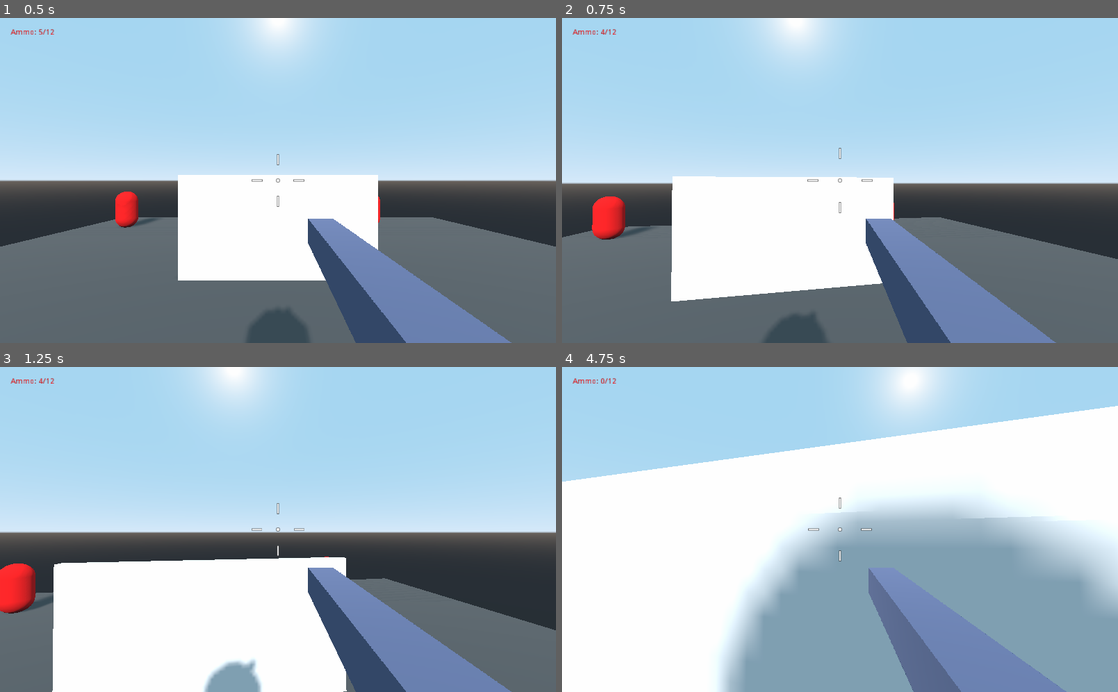
Above: before the commit, frames 1-4 (two rows, left to right).
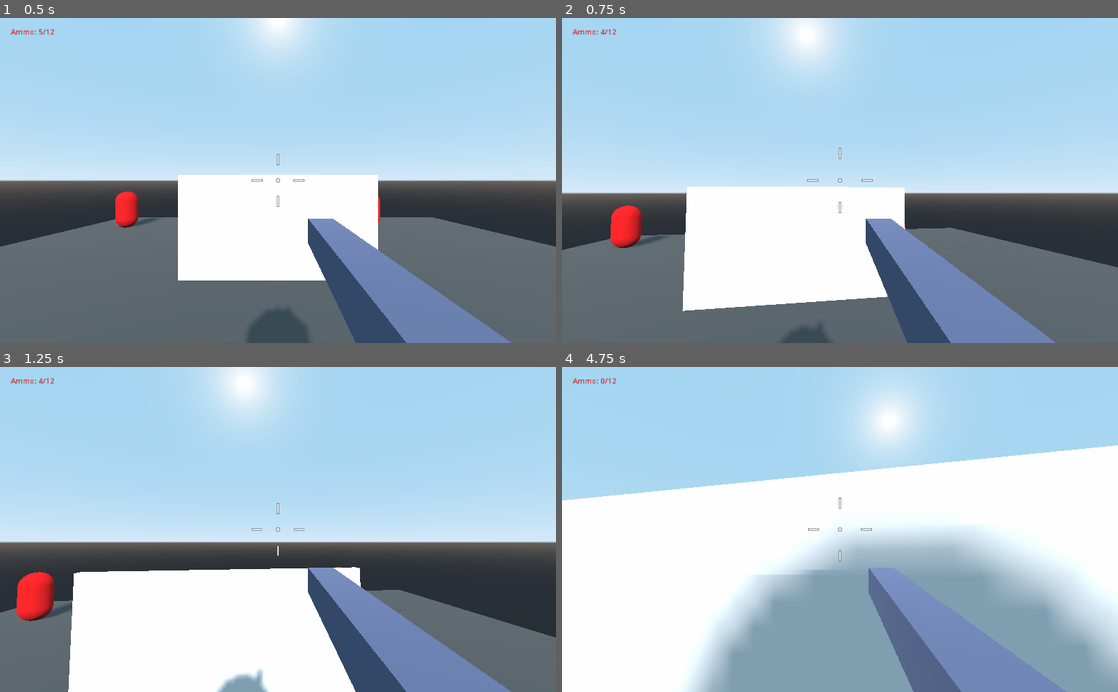
Above: after the commit, the same moments.

Repository: cedmundo/tutorial-fps
Game: Godot game, scene res://Main.tscn
Same seed, same stepped clock (60 frames per second), same inputs: the game is played once before the commit and once after it.
Inputs (mouse positions are in pixels of both pictures, inside the frame that each line leads up to):
- Up to frame 1 (0.5 s): no input
- Up to frame 2 (0.75 s): move the mouse to (867, 180) at 0.52 s; hold W (forward) from 0.53 s (still down); click (867, 180) at 0.6 s
- Up to frame 3 (1.25 s): keep holding W (forward); tap Space (jump) at 0.77 s
- Up to frame 4 (4.75 s): keep holding W (forward); move the mouse to (812, 529) at 1.27 s; right-click (812, 529) at 1.35 s; tap Space (jump) at 1.52, 3.02, 3.77, 4.52 s; click (812, 529) at 1.55 s; move the mouse to (851, 523) at 2.02 s; click (851, 523) at 2.1 s; move the mouse to (834, 536) at 2.77 s; tap Shift (sprint) at 2.85 s; click (834, 536) at 3.05 s; move the mouse to (878, 532) at 3.52 s; click (878, 532) at 3.6 s; move the mouse to (795, 526) at 4.27 s; right-click (795, 526) at 4.35 s; click (795, 526) at 4.55 s

Frame 1 is identical in both runs. In frame 2, 9.7% of the frame differs, in the area x 0-100%, y 0-100%; in frame 3, 11%; in frame 4, 26%.

Commit message:
Create assault rifle scene that will be used to create new weapons on the future

Diff:
--- /dev/null
+++ b/AssaultRifle.tscn
@@ -0,0 +1,132 @@
+[gd_scene load_steps=17 format=2]
+
+[ext_resource path="res://Weapon.gd" type="Script" id=1]
+
+[sub_resource type="SpatialMaterial" id=1]
+albedo_color = Color( 0.411765, 0.447059, 0.580392, 1 )
+
+[sub_resource type="CubeMesh" id=2]
+material = SubResource( 1 )
+size = Vector3( 0.2, 0.2, 2 )
+
+[sub_resource type="Animation" id=5]
+resource_name = "ADS"
+length = 0.1
+tracks/0/type = "value"
+tracks/0/path = NodePath("Mesh:translation")
+tracks/0/interp = 1
+tracks/0/loop_wrap = true
+tracks/0/imported = false
+tracks/0/enabled = true
+tracks/0/keys = {
+"times": PoolRealArray( 0 ),
+"transitions": PoolRealArray( 1 ),
+"update": 0,
+"values": [ Vector3( 0, -0.211, -0.884 ) ]
+}
+
+[sub_resource type="Animation" id=6]
+resource_name = "Steady"
+length = 0.1
+tracks/0/type = "value"
+tracks/0/path = NodePath("Mesh:translation")
+tracks/0/interp = 1
+tracks/0/loop_wrap = true
+tracks/0/imported = false
+tracks/0/enabled = true
+tracks/0/keys = {
+"times": PoolRealArray( 0 ),
+"transitions": PoolRealArray( 1 ),
+"update": 0,
+"values": [ Vector3( 0.343985, -0.409321, -0.883709 ) ]
+}
+
+[sub_resource type="Animation" id=7]
+resource_name = "Sway"
+length = 2.0
+loop = true
+tracks/0/type = "value"
+tracks/0/path = NodePath("Mesh:translation")
+tracks/0/interp = 1
+tracks/0/loop_wrap = true
+tracks/0/imported = false
+tracks/0/enabled = true
+tracks/0/keys = {
+"times": PoolRealArray( 0, 0.5, 1, 1.5, 2 ),
+"transitions": PoolRealArray( 1, 1, 1, 1, 1 ),
+"update": 0,
+"values": [ Vector3( 0.343985, -0.409321, -0.883709 ), Vector3( 0.244, -0.409, -0.884 ), Vector3( 0.343985, -0.409321, -0.883709 ), Vector3( 0.444, -0.409, -0.884 ), Vector3( 0.343985, -0.409321, -0.883709 ) ]
+}
+
+[sub_resource type="AnimationNodeAnimation" id=8]
+animation = "ADS"
+
+[sub_resource type="AnimationNodeAnimation" id=9]
+animation = "Steady"
+
+[sub_resource type="AnimationNodeAnimation" id=10]
+animation = "Sway"
+
+[sub_resource type="AnimationNodeStateMachineTransition" id=11]
+advance_condition = "IsADS"
+xfade_time = 0.2
+
+[sub_resource type="AnimationNodeStateMachineTransition" id=12]
+advance_condition = "NotIsADS"
+
+[sub_resource type="AnimationNodeStateMachineTransition" id=13]
+advance_condition = "IsMoving"
+
+[sub_resource type="AnimationNodeStateMachineTransition" id=14]
+advance_condition = "NotIsMoving"
+
+[sub_resource type="AnimationNodeStateMachineTransition" id=15]
+advance_condition = "IsADS"
+xfade_time = 0.2
+
+[sub_resource type="AnimationNodeStateMachine" id=16]
+states/ADS/node = SubResource( 8 )
+states/ADS/position = Vector2( 640, 90 )
+states/Steady/node = SubResource( 9 )
+states/Steady/position = Vector2( 366, 90 )
+states/Sway/node = SubResource( 10 )
+states/Sway/position = Vector2( 511, 224 )
+transitions = [ "Steady", "ADS", SubResource( 11 ), "ADS", "Steady", SubResource( 12 ), "Steady", "Sway", SubResource( 13 ), "Sway", "Steady", SubResource( 14 ), "Sway", "ADS", SubResource( 15 ) ]
+start_node = "Steady"
+
+[sub_resource type="AnimationNodeStateMachinePlayback" id=17]
+
+[node name="AssaultRifle" type="Spatial"]
+script = ExtResource( 1 )
+aim_ray_path = NodePath("../AimRay")
+camera_path = NodePath("..")
+muzzle_path = NodePath("Muzzle")
+player_path = NodePath("../..")
+animation_tree_path = NodePath("AnimationTree")
+crosshair_path = NodePath("../../Crosshair")
+ammo_label_path = NodePath("../../AmmoLabel")
+recoil_pattern = [ Vector2( 0, 1 ), Vector2( 1, 1 ), Vector2( 1, -2 ) ]
+
+[node name="Mesh" type="MeshInstance" parent="."]
+transform = Transform( 1, 0, 0, 0, 1, 0, 0, 0, 1, 0.343985, -0.409321, -0.883709 )
+layers = 3
+mesh = SubResource( 2 )
+material/0 = null
+
+[node name="Muzzle" type="Spatial" parent="."]
+transform = Transform( 1, 0, 0, 0, 1, 0, 0, 0, 1, 0.343985, -0.409321, -1.92305 )
+
+[node name="AnimationPlayer" type="AnimationPlayer" parent="."]
+anims/ADS = SubResource( 5 )
+anims/Steady = SubResource( 6 )
+anims/Sway = SubResource( 7 )
+
+[node name="AnimationTree" type="AnimationTree" parent="."]
+tree_root = SubResource( 16 )
+anim_player = NodePath("../AnimationPlayer")
+active = true
+parameters/playback = SubResource( 17 )
+parameters/conditions/IsADS = false
+parameters/conditions/IsMoving = false
+parameters/conditions/NotIsADS = true
+parameters/conditions/NotIsMoving = true
--- a/Player.gd
+++ b/Player.gd
@@ -28,9 +28,9 @@
 onready var camera = $Camera
 onready var weapon_camera = $Camera/WeaponViewport/Viewport/WeaponCamera
 onready var aim_ray = $Camera/AimRay
-onready var muzzle = $Camera/Weapon/Muzzle
+onready var muzzle = $Camera/AssaultRifle/Muzzle
+onready var weapon = $Camera/AssaultRifle
 onready var crosshair = $Crosshair
-onready var weapon = $Camera/Weapon
 
 func _ready():
 	Input.set_mouse_mode(Input.MOUSE_MODE_CAPTURED)
--- a/Player.tscn
+++ b/Player.tscn
@@ -1,112 +1,17 @@
-[gd_scene load_steps=24 format=2]
+[gd_scene load_steps=9 format=2]
 
 [ext_resource path="res://Player.gd" type="Script" id=1]
 [ext_resource path="res://assets/crosshair_dot.svg" type="Texture" id=2]
 [ext_resource path="res://assets/crosshair_vertical_bar.svg" type="Texture" id=3]
 [ext_resource path="res://assets/crosshair_horizontal_bar.svg" type="Texture" id=4]
 [ext_resource path="res://Crosshair.gd" type="Script" id=5]
-[ext_resource path="res://Weapon.gd" type="Script" id=6]
-
-[sub_resource type="SpatialMaterial" id=1]
-albedo_color = Color( 0.411765, 0.447059, 0.580392, 1 )
-
-[sub_resource type="CubeMesh" id=2]
-material = SubResource( 1 )
-size = Vector3( 0.2, 0.2, 2 )
+[ext_resource path="res://AssaultRifle.tscn" type="PackedScene" id=6]
 
 [sub_resource type="CapsuleShape" id=3]
 height = 1.7
 
 [sub_resource type="CapsuleMesh" id=4]
 mid_height = 1.7
-
-[sub_resource type="Animation" id=5]
-resource_name = "ADS"
-length = 0.1
-tracks/0/type = "value"
-tracks/0/path = NodePath("Camera/Weapon:translation")
-tracks/0/interp = 1
-tracks/0/loop_wrap = true
-tracks/0/imported = false
-tracks/0/enabled = true
-tracks/0/keys = {
-"times": PoolRealArray( 0 ),
-"transitions": PoolRealArray( 1 ),
-"update": 0,
-"values": [ Vector3( 0, -0.211, -0.884 ) ]
-}
-
-[sub_resource type="Animation" id=6]
-resource_name = "Steady"
-length = 0.1
-loop = true
-tracks/0/type = "value"
-tracks/0/path = NodePath("Camera/Weapon:translation")
-tracks/0/interp = 1
-tracks/0/loop_wrap = true
-tracks/0/imported = false
-tracks/0/enabled = true
-tracks/0/keys = {
-"times": PoolRealArray( 0 ),
-"transitions": PoolRealArray( 1 ),
-"update": 0,
-"values": [ Vector3( 0.343985, -0.409321, -0.883709 ) ]
-}
-
-[sub_resource type="Animation" id=7]
-resource_name = "Sway"
-length = 2.0
-loop = true
-tracks/0/type = "value"
-tracks/0/path = NodePath("Camera/Weapon:translation")
-tracks/0/interp = 1
-tracks/0/loop_wrap = true
-tracks/0/imported = false
-tracks/0/enabled = true
-tracks/0/keys = {
-"times": PoolRealArray( 0, 0.5, 1, 1.5, 2 ),
-"transitions": PoolRealArray( 1, 1, 1, 1, 1 ),
-"update": 0,
-"values": [ Vector3( 0.343985, -0.409321, -0.883709 ), Vector3( 0.244, -0.409, -0.884 ), Vector3( 0.343985, -0.409321, -0.883709 ), Vector3( 0.444, -0.409, -0.884 ), Vector3( 0.343985, -0.409321, -0.883709 ) ]
-}
-
-[sub_resource type="AnimationNodeAnimation" id=8]
-animation = "ADS"
-
-[sub_resource type="AnimationNodeAnimation" id=9]
-animation = "Steady"
-
-[sub_resource type="AnimationNodeAnimation" id=10]
-animation = "Sway"
-
-[sub_resource type="AnimationNodeStateMachineTransition" id=11]
-advance_condition = "IsADS"
-xfade_time = 0.2
-
-[sub_resource type="AnimationNodeStateMachineTransition" id=12]
-advance_condition = "NotIsADS"
-
-[sub_resource type="AnimationNodeStateMachineTransition" id=13]
-advance_condition = "IsMoving"
-
-[sub_resource type="AnimationNodeStateMachineTransition" id=14]
-advance_condition = "NotIsMoving"
-
-[sub_resource type="AnimationNodeStateMachineTransition" id=15]
-advance_condition = "IsADS"
-xfade_time = 0.2
-
-[sub_resource type="AnimationNodeStateMachine" id=16]
-states/ADS/node = SubResource( 8 )
-states/ADS/position = Vector2( 640, 90 )
-states/Steady/node = SubResource( 9 )
-states/Steady/position = Vector2( 366, 90 )
-states/Sway/node = SubResource( 10 )
-states/Sway/position = Vector2( 511, 224 )
-transitions = [ "Steady", "ADS", SubResource( 11 ), "ADS", "Steady", SubResource( 12 ), "Steady", "Sway", SubResource( 13 ), "Sway", "Steady", SubResource( 14 ), "Sway", "ADS", SubResource( 15 ) ]
-start_node = "Steady"
-
-[sub_resource type="AnimationNodeStateMachinePlayback" id=17]
 
 [node name="Player" type="KinematicBody"]
 transform = Transform( 1, 0, 0, 0, 1, 0, 0, 0, 1, 0, 1.85, 0 )
@@ -120,24 +25,7 @@
 transform = Transform( 1, 0, 0, 0, 1, 0, 0, 0, 1, 0, 1.20406, 0 )
 cull_mask = 1048573
 
-[node name="Weapon" type="MeshInstance" parent="Camera"]
-transform = Transform( 1, 0, 0, 0, 1, 0, 0, 0, 1, 0.343985, -0.409321, -0.883709 )
-layers = 3
-mesh = SubResource( 2 )
-material/0 = null
-script = ExtResource( 6 )
-aim_ray_path = NodePath("../AimRay")
-camera_path = NodePath("..")
-muzzle_path = NodePath("Muzzle")
-player_path = NodePath("../..")
-animation_tree_path = NodePath("../../AnimationTree")
-crosshair_path = NodePath("../../Crosshair")
-ammo_label_path = NodePath("../../AmmoLabel")
-recoil_pattern = [ Vector2( 0.5, 0.5 ), Vector2( 0.1, 0.1 ), Vector2( 0.2, 0.2 ) ]
-fire_mode = 0
-
-[node name="Muzzle" type="Spatial" parent="Camera/Weapon"]
-transform = Transform( 1, 0, 0, 0, 1, 0, 0, 0, 1, 0, 0, -1.03934 )
+[node name="AssaultRifle" parent="Camera" instance=ExtResource( 6 )]
 
 [node name="WeaponViewport" type="ViewportContainer" parent="Camera"]
 anchor_right = 1.0
@@ -167,11 +55,6 @@
 transform = Transform( 1, 0, 0, 0, -4.37114e-08, -1, 0, 1, -4.37114e-08, 0, 0, 0 )
 mesh = SubResource( 4 )
 material/0 = null
-
-[node name="AnimationPlayer" type="AnimationPlayer" parent="."]
-anims/ADS = SubResource( 5 )
-anims/Steady = SubResource( 6 )
-anims/Sway = SubResource( 7 )
 
 [node name="Crosshair" type="VBoxContainer" parent="."]
 anchor_left = 0.5
@@ -230,16 +113,6 @@
 texture = ExtResource( 3 )
 stretch_mode = 4
 
-[node name="AnimationTree" type="AnimationTree" parent="."]
-tree_root = SubResource( 16 )
-anim_player = NodePath("../AnimationPlayer")
-active = true
-parameters/playback = SubResource( 17 )
-parameters/conditions/IsADS = false
-parameters/conditions/IsMoving = false
-parameters/conditions/NotIsADS = true
-parameters/conditions/NotIsMoving = true
-
 [node name="AmmoLabel" type="Label" parent="."]
 margin_left = 20.0
 margin_top = 20.0
--- a/Weapon.gd
+++ b/Weapon.gd
@@ -1,4 +1,4 @@
-extends MeshInstance
+extends Spatial
 
 enum FireMode {
 	FULL_AUTO,
